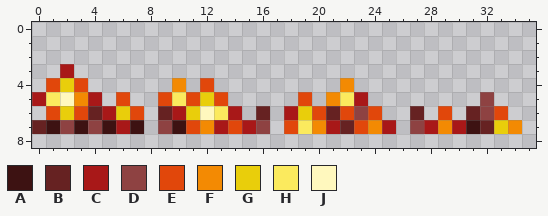
Pixel-art sprite -- Resources/Textures/Tiles/Glow/FenethStatueFlowers.png. Above, as it was before the edit.
The file is 72x18 pixels, drawn in blocks of 2x2; one block is one cell here.
Palette (. is transparent): A #3d1212  B #662222  C #a81818  D #8e4242  E #e1470b  F #f38a03  G #e9ce0b  H #fbea5e  J #fff8be
Pixels before, first column x 0:
3 ..C................................
4 .EGE......F.E.........F............
5 CHJFC.E..EHEGE.....E.FHC........D..
6 .EGEBCGE.BCGJHC.B.CGEBEDE..B.E.BDE.
7 BADADACA.DAEFCECD.EHFCBEFC.DCFCABGF
The same view after the edit:
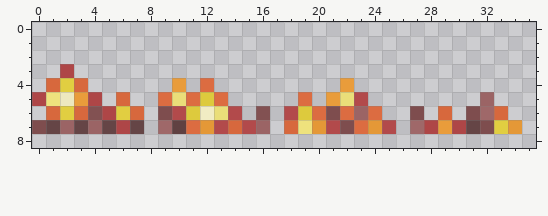
Edits made:
colour A: #3d1212 -> #3d1212b9
colour B: #662222 -> #662222b9
colour C: #a81818 -> #a81818b9
colour D: #8e4242 -> #8e4242b9
colour E: #e1470b -> #e1470bb9
colour F: #f38a03 -> #f38a03b9
colour G: #e9ce0b -> #e9ce0bb9
colour H: #fbea5e -> #fbea5eb9
colour J: #fff8be -> #fff8beb9
